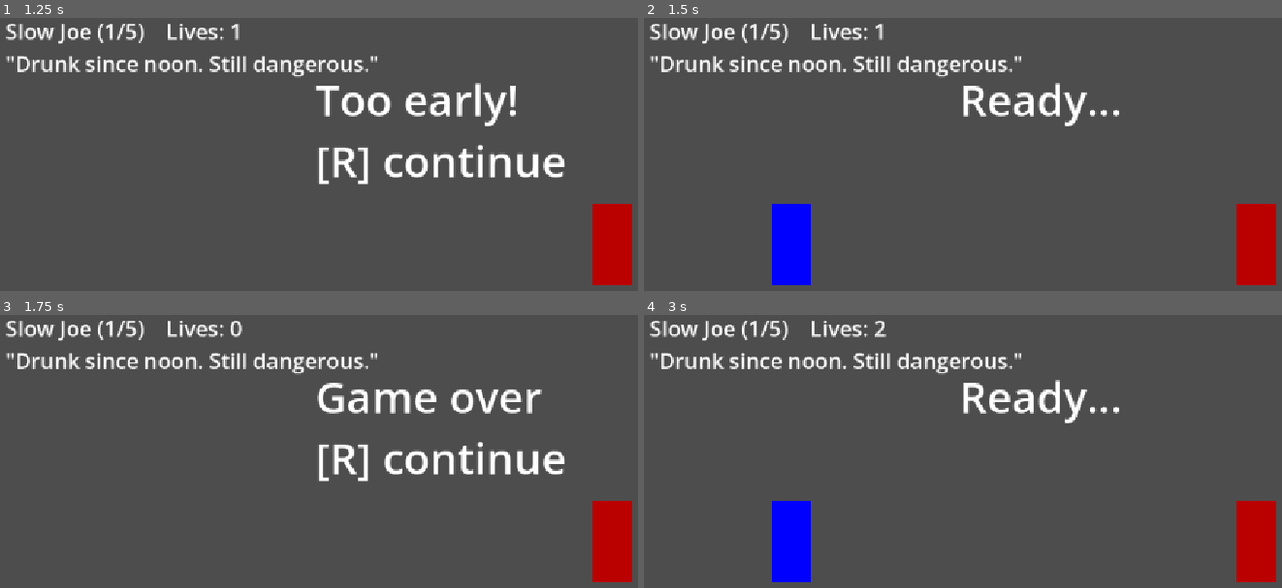
Above: before the commit, frames 1-4 (two rows, left to right).
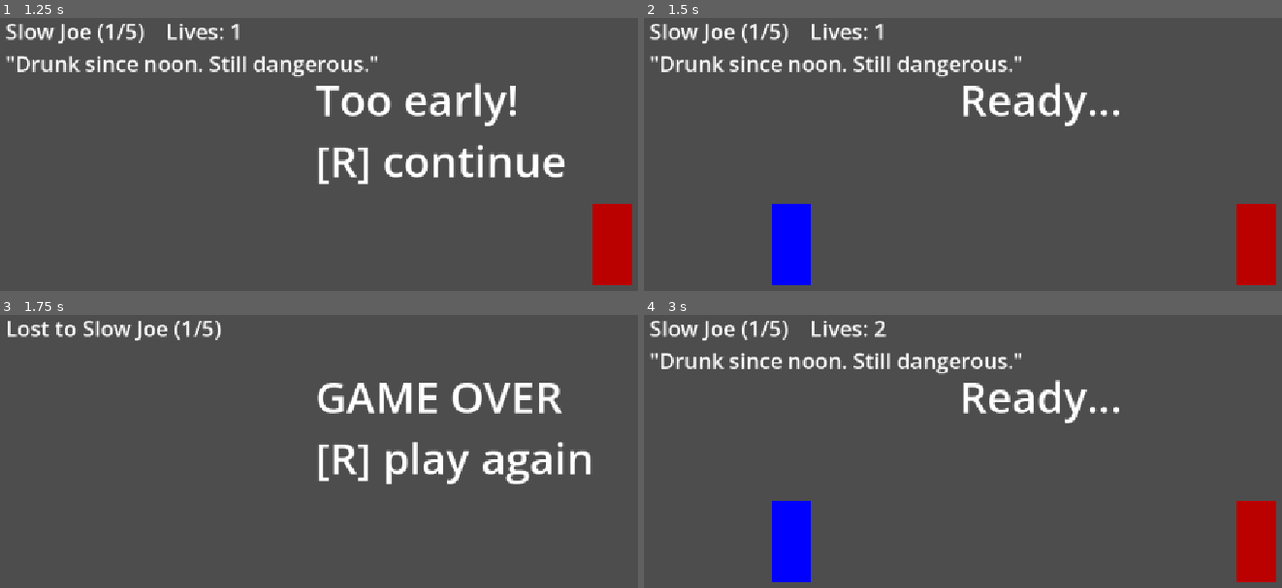
Above: after the commit, the same moments.

Repository: karolszwedo/last-draw
Game: Godot game, scene res://duel.tscn
The game is run twice, just before and just after one commit, with the same random seed, the same clock (stepped at 60 frames per second) and the same inputs.
Inputs:
- Up to frame 1 (1.25 s): tap Enter at 0.5 s; tap Space at 0.6, 0.77, 1.07 s
- Up to frame 2 (1.5 s): tap Space at 1.25 s; tap R at 1.35 s
- Up to frame 3 (1.75 s): tap Space at 1.52, 1.55 s
- Up to frame 4 (3 s): tap Space at 1.82, 2.1, 2.75 s; tap Enter at 2 s; tap R at 2.85 s

Frames 1-2 are identical in both runs. In frame 3, 8.8% of the frame differs, in the area x 0-100%, y 2-98%; in frame 4, nothing differs.

Commit message:
Ekran wygranej i przegranej
Co-Authored-By: Claude Opus 5.5 <noreply@anthropic.com>

Diff:
--- a/godot/duel.gd
+++ b/godot/duel.gd
@@ -47,15 +47,17 @@
 func win(text):
 		enemy_index += 1
 		if enemy_index == ENEMY_TIMES.size():
-				text = "You beat them all!"
-		end_round(text, $Enemy)
+				end_game("YOU WIN!", "The Undertaker is dead. The town is yours.")
+		else:
+				end_round(text, $Enemy)
 
 func lose(text):
 		lives -= 1
 		if lives == 0:
-				text = "Game over"
-		show_info()
-		end_round(text, $Player)
+				end_game("GAME OVER", "Lost to %s (%d/5)" % [ENEMY_NAMES[enemy_index], enemy_index + 1])
+		else:
+				show_info()
+				end_round(text, $Player)
 
 func show_info():
 		$Info.text = "%s (%d/5)    Lives: %d\n\"%s\"" % [ENEMY_NAMES[enemy_index], enemy_index + 1, lives, ENEMY_LINES[enemy_index]]
@@ -64,3 +66,10 @@
 		state = "done"
 		$Message.text = text + "\n[R] continue"
 		loser.hide()
+
+func end_game(title, detail):
+		state = "done"
+		$Player.hide()
+		$Enemy.hide()
+		$Info.text = detail
+		$Message.text = title + "\n[R] play again"
Not shown, changed: PLAN.md
